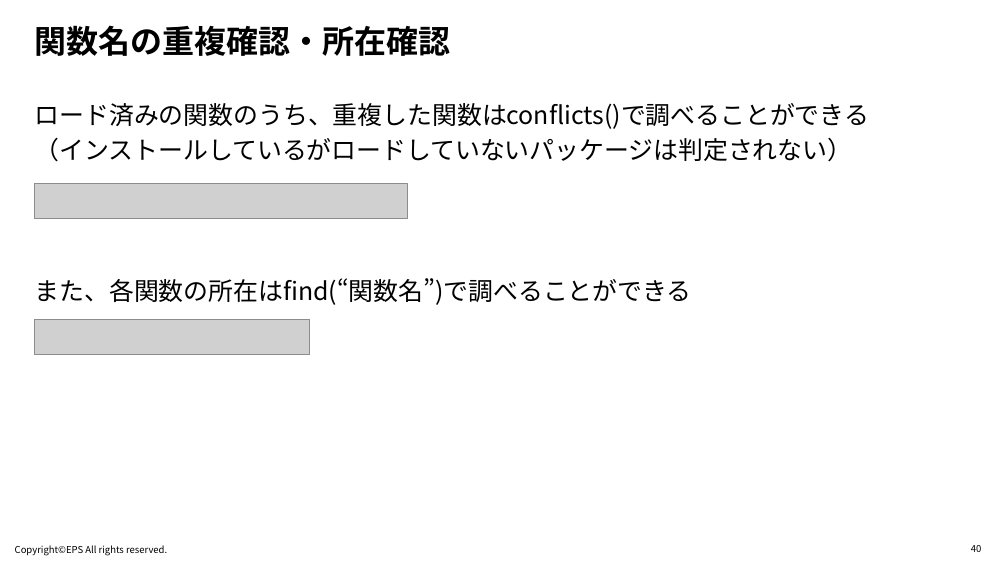
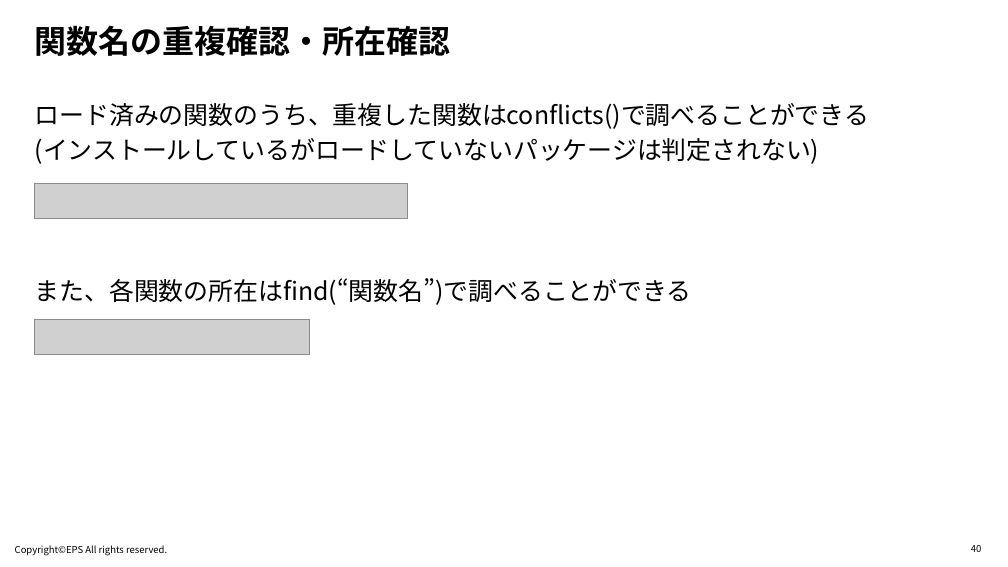
Before and after one commit to R-with-Pharma-Labo/Meetup_1, a slide deck: slide 40 of Materials/1440-1500_Oyama/Rの頑健なコードを書くにはどのような工夫が必要か.pptx. Drawn at 1008x567 pixels with LibreOffice and Linux fonts; fonts in the diff are those of the drawing; grey boxes stand for pictures; background and template pictures are left out. Boxes give left, top, right and bottom in pixels: in the first picture for what was removed or moved away, otherwise in the second. Text is boxed around its words. In the diff, an @@ line names an element or a change of style, - is before the commit and + after.

```diff
--- a/Materials/1440-1500_Oyama/Rの頑健なコードを書くにはどのような工夫が必要か.pptx
+++ b/Materials/1440-1500_Oyama/Rの頑健なコードを書くにはどのような工夫が必要か.pptx
@@ text at <box>35,138,820,164</box>: text changed @@
-（インストールしているがロードしていないパッケージは判定されない）
+(インストールしているがロードしていないパッケージは判定されない)
```
Also in this commit, not shown: 12 other slides changed.
